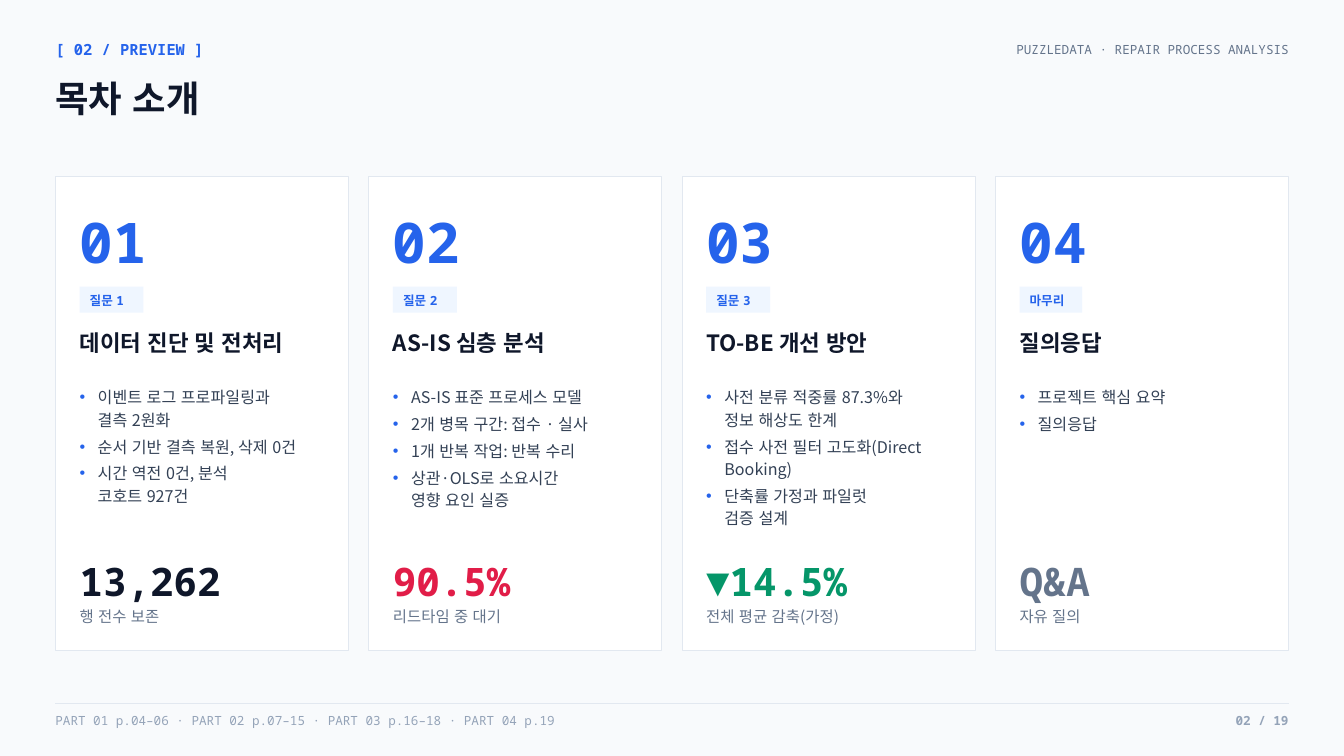
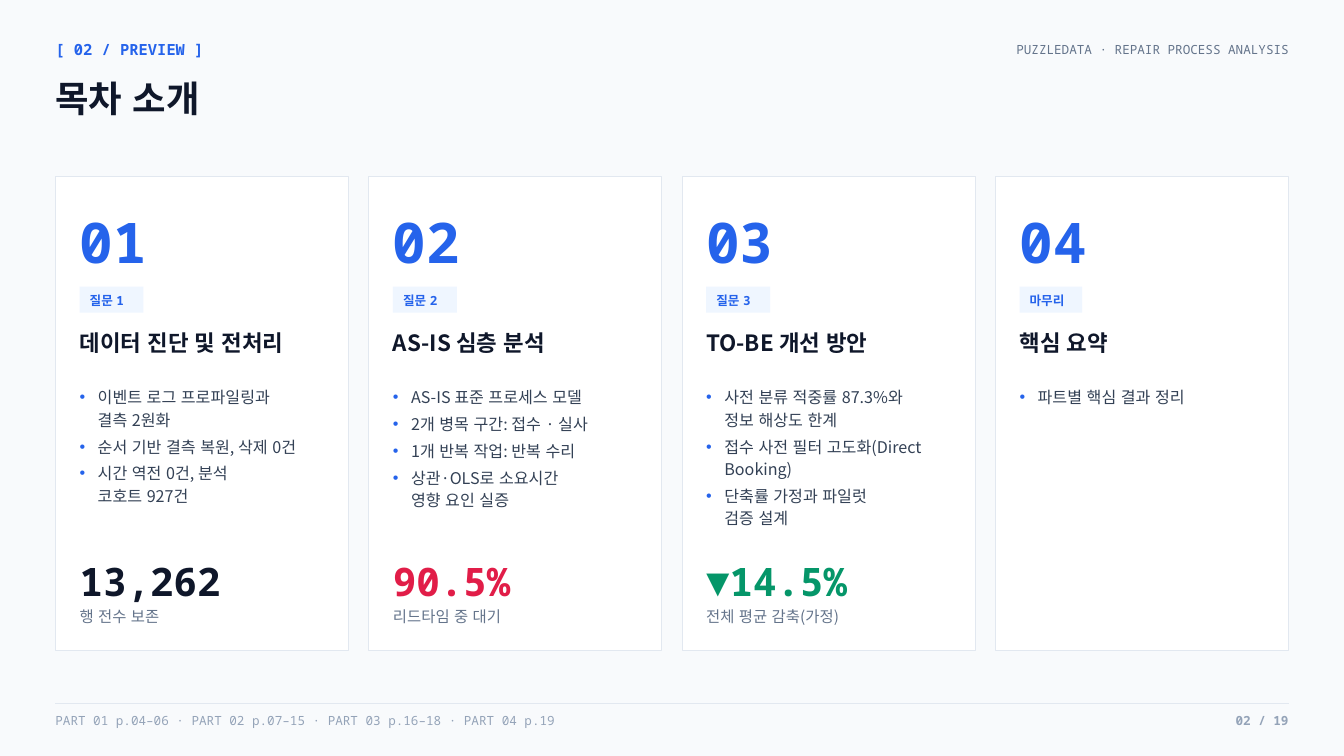
Before and after one commit to nus1245/puzzle_data, a slide deck: slide 2 of outputs/pptx/puzzledata_repair_report.pptx. Drawn at 1344x756 pixels with LibreOffice and Linux fonts; fonts in the diff are those of the drawing. Boxes give left, top, right and bottom in pixels: in the first picture for what was removed or moved away, otherwise in the second. Text is boxed around its words. In the diff, an @@ line names an element or a change of style, - is before the commit and + after.

```diff
--- a/outputs/pptx/puzzledata_repair_report.pptx
+++ b/outputs/pptx/puzzledata_repair_report.pptx
@@ text at (1020, 332, 1108, 353): text changed @@
-질의응답
+핵심 요약
@@ text at (1038, 389, 1185, 405): text changed @@
-• 프로젝트 핵심 요약
-• 질의응답
+• 파트별 핵심 결과 정리
@@ text removed at (1020, 567, 1090, 623) @@
-Q&A
-자유 질의
```
Also in this commit, not shown: 2 other files.
